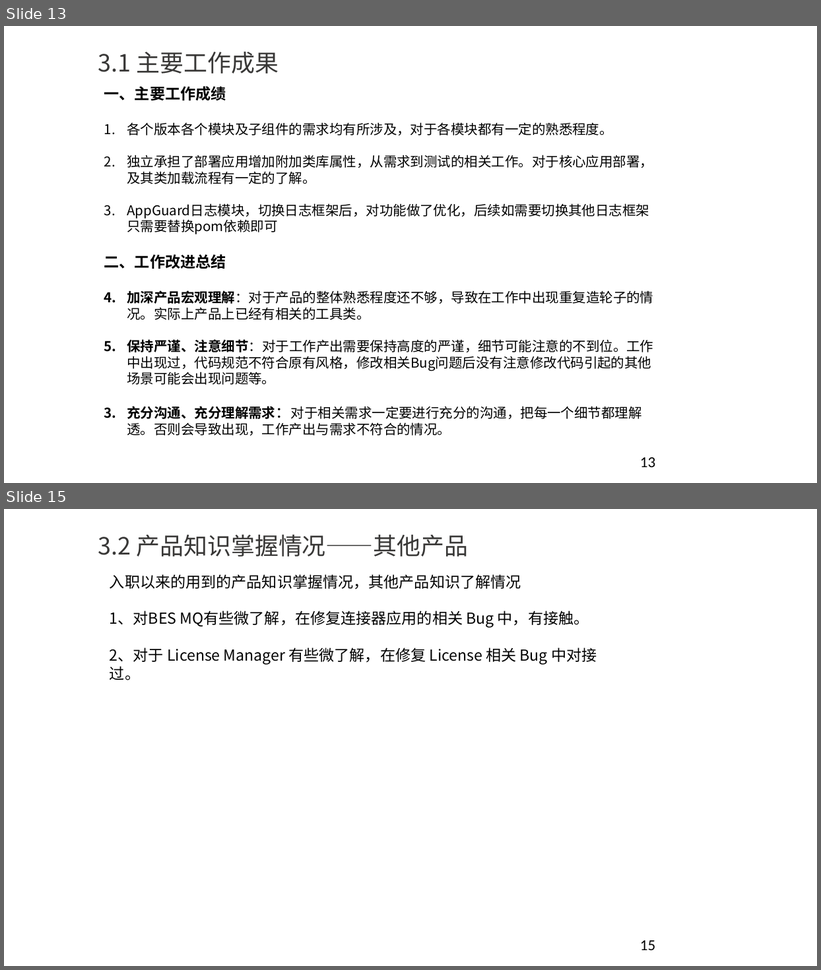
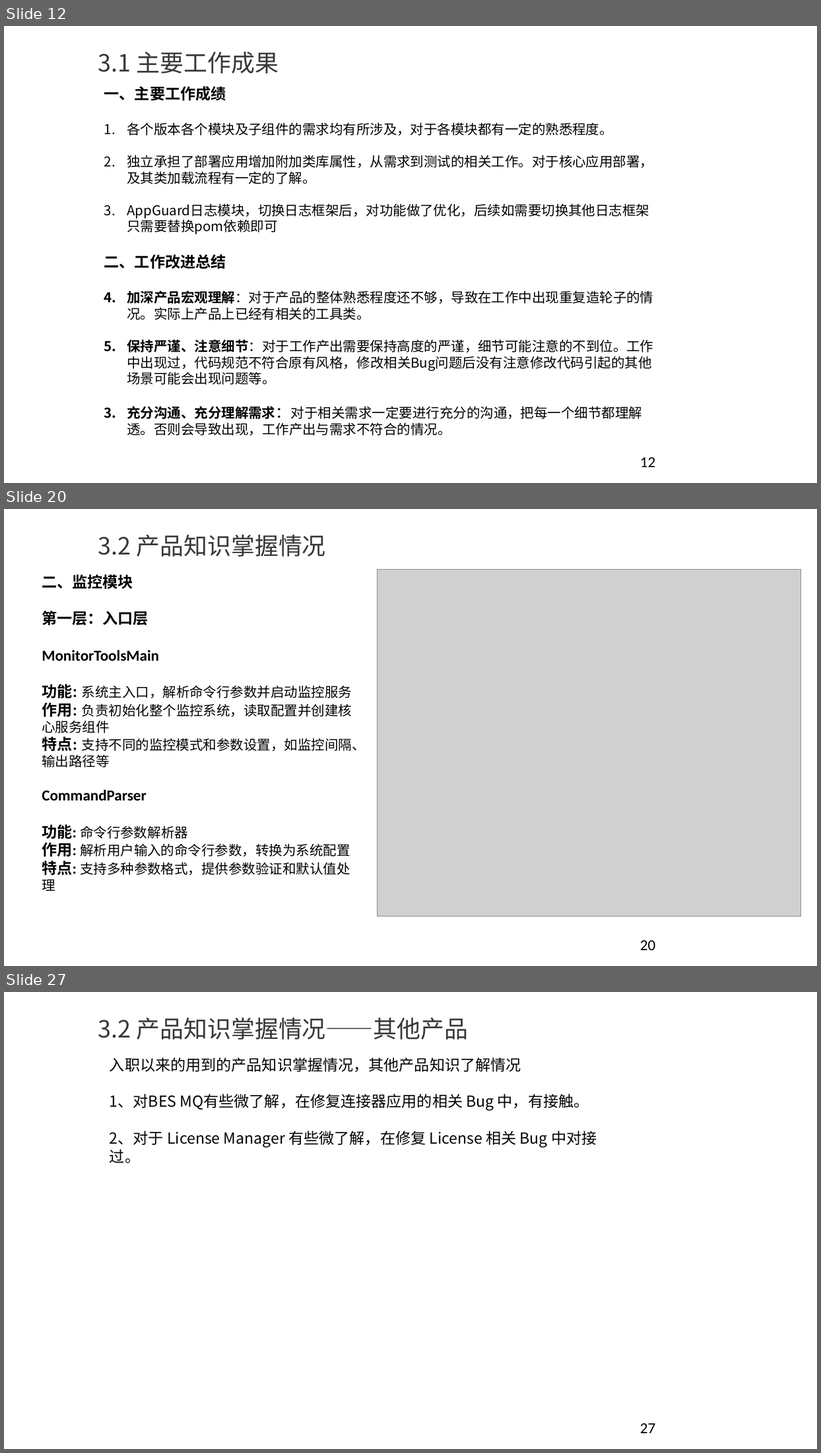
Before and after one commit to YouYouYouYouChe/Documents, a slide deck: 任职资格评审ppt-李世龙.pptx. Shown one above the other, each under a label of ours: slides 13 and 15 before the commit, slides 12, 20 and 27 after it; the slides between them are not shown. The pictures are 821x970 and 821x1453 pixels, drawn with LibreOffice and Linux fonts; fonts in the diff are those of the drawing; grey boxes stand for pictures; background and template pictures are left out. Boxes give left, top, right and bottom in pixels: in the first picture for what was removed or moved away, otherwise in the second. Text is boxed around its words. In the diff, an @@ line names an element or a change of style, - is before the commit and + after.

```diff
--- a/任职资格评审ppt-李世龙.pptx
+++ b/任职资格评审ppt-李世龙.pptx
@@ slide 20 added at box(4, 509, 817, 966), background #FFFFFF @@
@@ title added at box(98, 535, 326, 557), 28 pt, text #383736 @@
+3.2 产品知识掌握情况
@@ text added at box(42, 574, 366, 891), 16 pt, text #000000 @@
+二、监控模块
+第一层：入口层
+MonitorToolsMain
+功能: 系统主入口，解析命令行参数并启动监控服务
+作用: 负责初始化整个监控系统，读取配置并创建核心服务组件
+特点: 支持不同的监控模式和参数设置，如监控间隔、输出路径等
+CommandParser
+功能: 命令行参数解析器
+作用: 解析用户输入的命令行参数，转换为系统配置
+特点: 支持多种参数格式，提供参数验证和默认值处理
@@ picture added at box(378, 569, 801, 916) @@
@@ page number added at box(640, 941, 655, 951), 18 pt, text #000000 @@
+20
@@ what was slide 13 is now slide 12 @@
@@ page number at box(640, 458, 655, 468): text changed @@
-13
+12
@@ what was slide 15 is now slide 27 @@
@@ page number at box(640, 1424, 655, 1434): text changed @@
-15
+27
```
Also in this commit, not shown: 13 other slides added, 2 slides removed.
